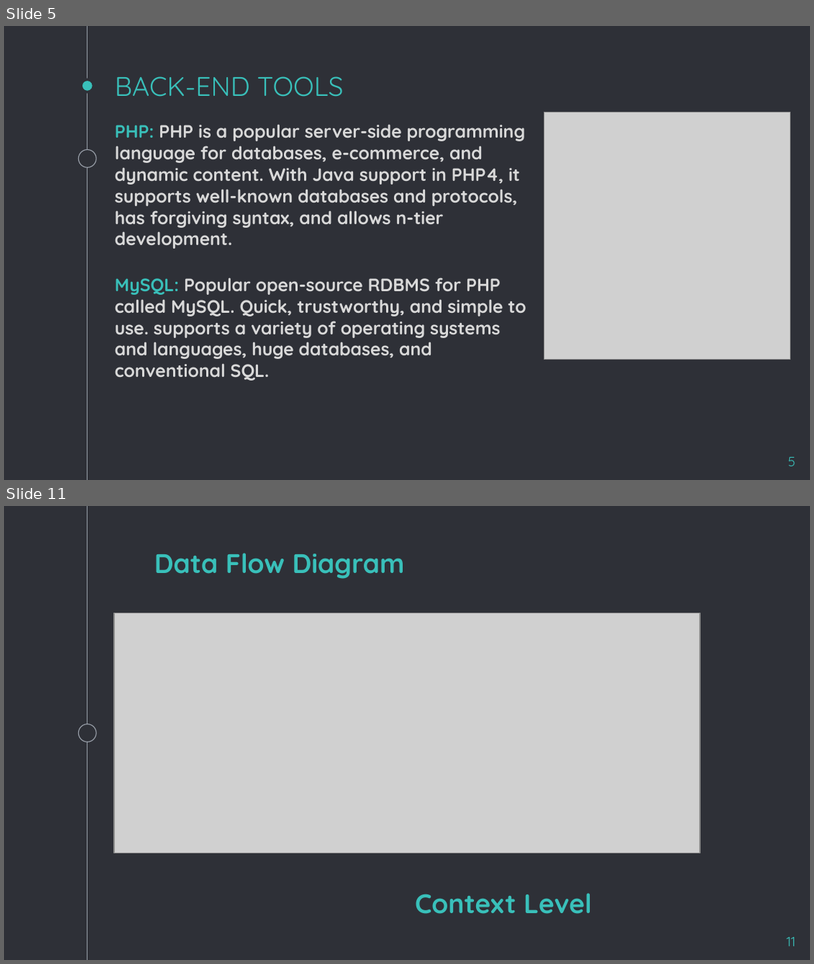
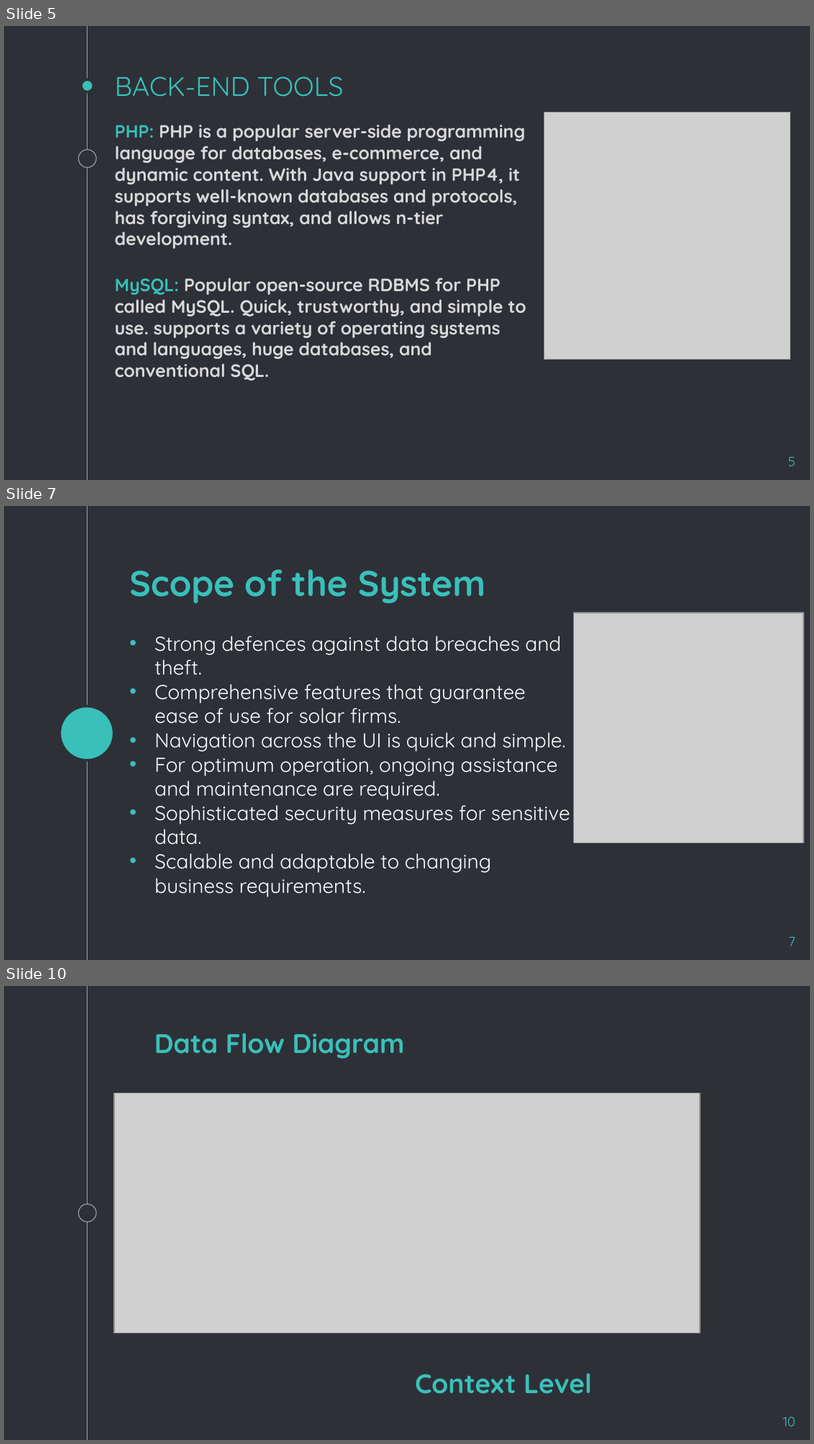
Before and after one commit to praptipatel18/Report, a slide deck: project.pptx. Shown one above the other, each under a label of ours: slides 5 and 11 before the commit, slides 5, 7 and 10 after it; the slides between them are not shown. The pictures are 814x964 and 814x1444 pixels, drawn with LibreOffice and Linux fonts; fonts in the diff are those of the drawing; grey boxes stand for pictures; background and template pictures are left out. Boxes give left, top, right and bottom in pixels: in the first picture for what was removed or moved away, otherwise in the second. Text is boxed around its words. In the diff, an @@ line names an element or a change of style, - is before the commit and + after.

```diff
--- a/project.pptx
+++ b/project.pptx
@@ slide 7 added at [4, 506, 810, 960], background #2E3037; not listed: 1 template element that a slide beside it also shows @@
@@ title added at [129, 569, 486, 603], 32 pt, text #39C0BA, bold @@
+Scope of the System
@@ picture added at [574, 613, 804, 842] @@
@@ subtitle added at [154, 636, 571, 897], 18 pt, text #FFFFFF @@
+• Strong defences against data breaches and theft.
+• Comprehensive features that guarantee ease of use for solar firms.
+• Navigation across the UI is quick and simple.
+• For optimum operation, ongoing assistance and maintenance are required.
+• Sophisticated security measures for sensitive data.
+• Scalable and adaptable to changing business requirements.
@@ ellipse added at [59, 706, 113, 760], fill #39C0BA, outline #2E3037 2.25 pt @@
@@ page number added at [789, 937, 796, 946], 12 pt, text #39C0BA @@
+7
@@ what was slide 11 is now slide 10 @@
@@ page number at [784, 1417, 796, 1426]: text changed @@
-11
+10
```
Also in this commit, not shown: 4 slides changed, 2 slides removed.
